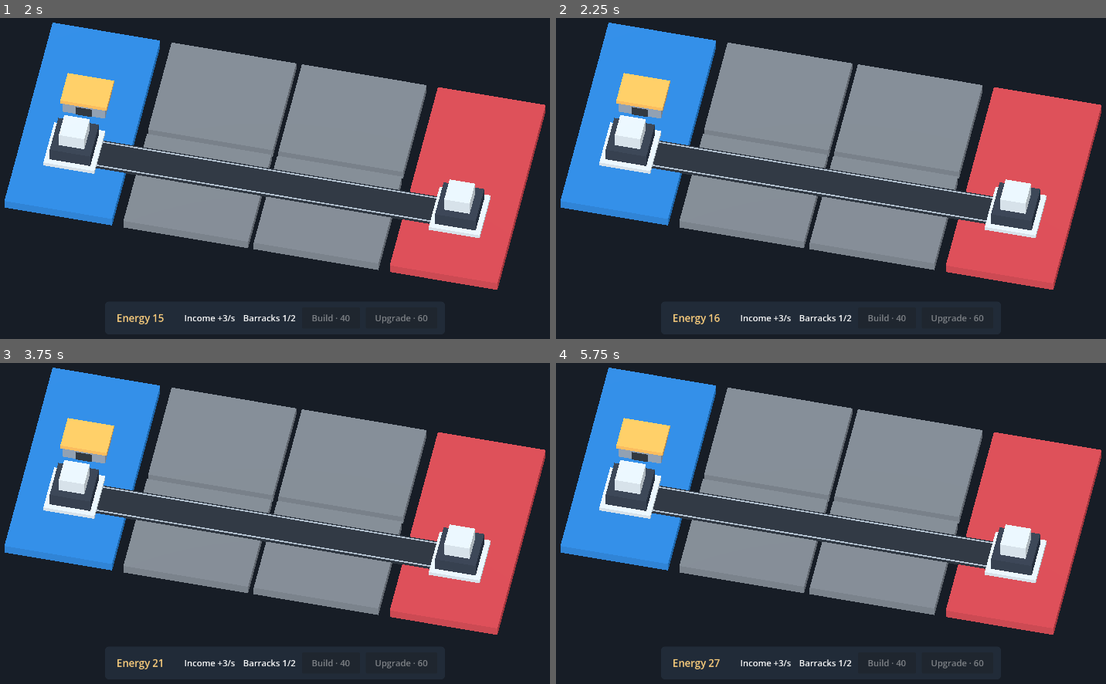
Above: before the commit, frames 1-4 (two rows, left to right).
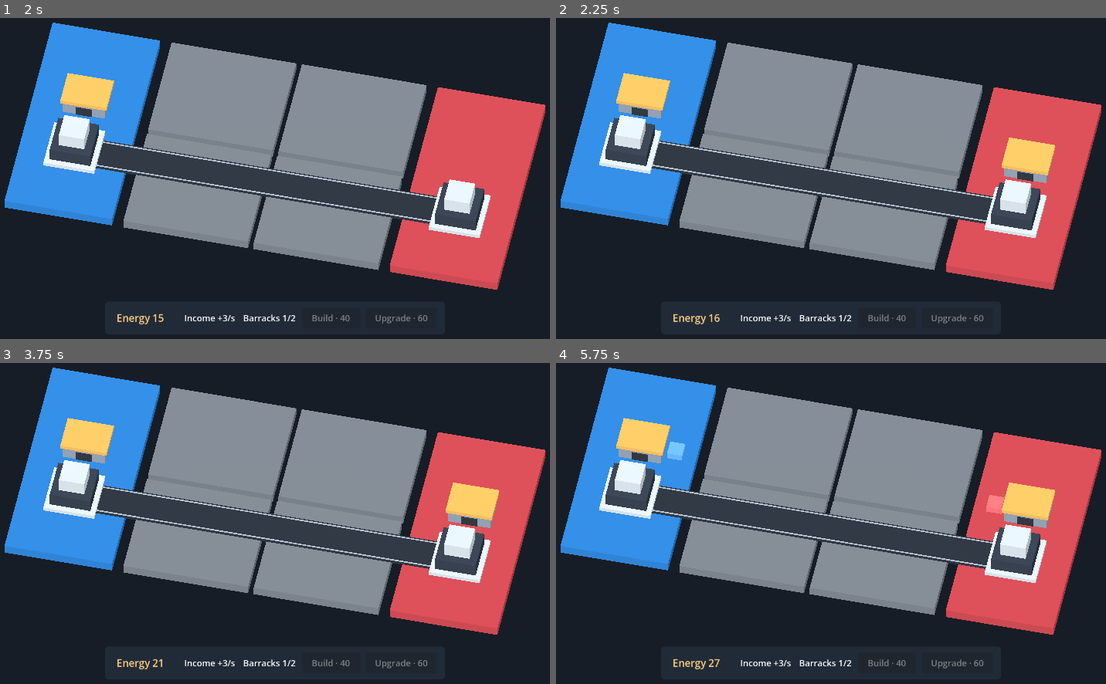
Above: after the commit, the same moments.

Repository: Appietro516/lane-command
Game: Godot game, scene res://main.tscn
Two runs of this game, one before a commit and one after it. Both use one fixed random seed, a clock stepped at 60 frames per second and the inputs below.
Inputs (mouse positions are in pixels of both pictures, inside the frame that each line leads up to):
- Up to frame 1 (2 s): click "Build · 40" at 0.5 s; tap Enter at 1.25 s; move the mouse to (412, 133) at 1.27 s; click (412, 133) at 1.42 s
- Up to frame 2 (2.25 s): tap Space at 2 s; move the mouse to (710, 172) at 2.02 s; click (710, 172) at 2.17 s
- Up to frame 3 (3.75 s): tap Enter at 2.75 s; move the mouse to (335, 414) at 2.77 s; click (335, 414) at 2.92 s; tap Space at 3.5 s; move the mouse to (242, 574) at 3.52 s; click (242, 574) at 3.67 s
- Up to frame 4 (5.75 s): move the mouse to (1018, 555) at 4.27 s; click (1018, 555) at 4.42 s; tap Enter at 5 s; move the mouse to (644, 440) at 5.02 s; click (644, 440) at 5.17 s

Frame 1 is identical in both runs. In frame 2, 1.0% of the frame differs, in the area x 81-91%, y 37-52%; in frame 3, 1.0%; in frame 4, 1.4%, in the area x 20-91%, y 24-52%.

Commit message:
feat: Run CPU purchases and symmetric unit production
Trello-Card: 6b06799e3a190c793a06e0c1

Diff:
--- a/main.tscn
+++ b/main.tscn
@@ -168,6 +168,8 @@
 [node name="Slot2" type="Marker3D" parent="Regions/CPUStart/BarracksSlots"]
 position = Vector3(0, 0, -3.65)
 
+[node name="Units" type="Node3D" parent="."]
+
 [node name="HUD" type="CanvasLayer" parent="."]
 
 [node name="EconomyPanel" type="PanelContainer" parent="HUD"]
--- /dev/null
+++ b/match/battle.gd
@@ -0,0 +1,31 @@
+class_name MatchBattle
+extends RefCounted
+
+signal unit_produced(side: MatchRegion.Owner, slot_index: int)
+
+
+class ProductionTimer:
+	var side: MatchRegion.Owner
+	var slot_index: int
+	var elapsed := 0.0
+
+	func _init(owner: MatchRegion.Owner, index: int) -> void:
+		side = owner
+		slot_index = index
+
+
+var _timers: Array[ProductionTimer] = []
+
+
+func add_barracks(side: MatchRegion.Owner, slot_index: int) -> void:
+	_timers.append(ProductionTimer.new(side, slot_index))
+
+
+func advance(delta: float, economy: MatchEconomy) -> void:
+	for timer in _timers:
+		# Upgrades shorten the current cycle while keeping elapsed production time.
+		var interval := economy.production_interval(timer.side)
+		timer.elapsed += delta
+		while timer.elapsed >= interval:
+			timer.elapsed -= interval
+			unit_produced.emit(timer.side, timer.slot_index)
--- /dev/null
+++ b/match/cpu_unit_material.tres
@@ -0,0 +1,4 @@
+[gd_resource type="StandardMaterial3D" format=3]
+
+[resource]
+albedo_color = Color(1, 0.43, 0.46, 1)
--- a/match/match.gd
+++ b/match/match.gd
@@ -1,14 +1,25 @@
 extends Node3D
 
 const BARRACKS := preload("res://match/barracks.tscn")
+const UNIT := preload("res://match/unit.tscn")
 const PLAYER := MatchRegion.Owner.PLAYER
+const CPU := MatchRegion.Owner.CPU
+const CPU_DECISION_INTERVAL := 2.0
+
+const UNIT_MATERIALS := {
+	PLAYER: preload("res://match/player_unit_material.tres"),
+	CPU: preload("res://match/cpu_unit_material.tres"),
+}
 
 var economy := MatchEconomy.new()
+var _battle := MatchBattle.new()
+var _time_until_cpu_decision := CPU_DECISION_INTERVAL
 
 @onready var _slots := {
-	MatchRegion.Owner.PLAYER: $Regions/PlayerStart/BarracksSlots.get_children(),
-	MatchRegion.Owner.CPU: $Regions/CPUStart/BarracksSlots.get_children(),
+	PLAYER: $Regions/PlayerStart/BarracksSlots.get_children(),
+	CPU: $Regions/CPUStart/BarracksSlots.get_children(),
 }
+@onready var _units: Node3D = $Units
 @onready var _energy_label: Label = %Energy
 @onready var _income_label: Label = %Income
 @onready var _barracks_label: Label = %BarracksCount
@@ -17,6 +28,7 @@
 
 
 func _ready() -> void:
+	_battle.unit_produced.connect(_spawn_unit)
 	_income_label.text = "Income +%d/s" % MatchEconomy.INCOME_PER_SECOND
 	_build_button.text = "Build · %d" % MatchEconomy.BARRACKS_COST
 	_build_button.pressed.connect(func() -> void: try_build(PLAYER))
@@ -25,7 +37,15 @@
 
 
 func _process(delta: float) -> void:
-	economy.advance(delta)
+	# Apply income and production up to each decision before making its purchase.
+	while delta >= _time_until_cpu_decision:
+		_advance_simulation(_time_until_cpu_decision)
+		delta -= _time_until_cpu_decision
+		_time_until_cpu_decision = CPU_DECISION_INTERVAL
+		_try_cpu_purchase()
+
+	_advance_simulation(delta)
+	_time_until_cpu_decision -= delta
 	_refresh_hud()
 
 
@@ -33,8 +53,10 @@
 	if not economy.try_build(side):
 		return false
 
-	var slot: Marker3D = _slots[side][economy.barracks_count(side) - 1]
+	var slot_index := economy.barracks_count(side) - 1
+	var slot: Marker3D = _slots[side][slot_index]
 	slot.add_child(BARRACKS.instantiate())
+	_battle.add_barracks(side, slot_index)
 	_refresh_hud()
 	return true
 
@@ -47,6 +69,27 @@
 	return true
 
 
+func _advance_simulation(delta: float) -> void:
+	economy.advance(delta)
+	_battle.advance(delta, economy)
+
+
+func _try_cpu_purchase() -> void:
+	if economy.barracks_count(CPU) < MatchEconomy.BARRACKS_CAPACITY:
+		try_build(CPU)
+	elif not economy.has_upgrade(CPU):
+		try_upgrade(CPU)
+
+
+func _spawn_unit(side: MatchRegion.Owner, slot_index: int) -> void:
+	var slot: Marker3D = _slots[side][slot_index]
+	var offset := Vector3(1.75 if side == PLAYER else -1.75, 0.0, 0.0)
+	var unit := UNIT.instantiate() as MeshInstance3D
+	unit.material_override = UNIT_MATERIALS[side]
+	unit.position = _units.to_local(slot.to_global(offset))
+	_units.add_child(unit)
+
+
 func _refresh_hud() -> void:
 	_energy_label.text = "Energy %d" % floori(economy.energy(PLAYER))
 	_barracks_label.text = "Barracks %d/%d" % [
--- /dev/null
+++ b/match/player_unit_material.tres
@@ -0,0 +1,4 @@
+[gd_resource type="StandardMaterial3D" format=3]
+
+[resource]
+albedo_color = Color(0.39, 0.69, 1, 1)
--- /dev/null
+++ b/match/unit.tscn
@@ -0,0 +1,8 @@
+[gd_scene format=3]
+
+[sub_resource type="BoxMesh" id="Mesh_unit"]
+size = Vector3(0.8, 0.8, 0.8)
+center_offset = Vector3(0, 0.4, 0)
+
+[node name="Unit" type="MeshInstance3D"]
+mesh = SubResource("Mesh_unit")
--- /dev/null
+++ b/tests/capture_cpu_production.gd
@@ -0,0 +1,6 @@
+extends RefCounted
+
+
+func setup(scene: Node) -> void:
+	scene.set_process(false)
+	scene._process(5.5)
--- a/tests/capture_economy.gd
+++ b/tests/capture_economy.gd
@@ -3,7 +3,7 @@
 
 func setup(scene: Node) -> void:
 	scene.set_process(false)
-	scene._process(30.0)
-	for side in [MatchRegion.Owner.PLAYER, MatchRegion.Owner.CPU]:
-		assert(scene.try_build(side))
-		assert(scene.try_build(side))
+	scene.try_build(MatchRegion.Owner.PLAYER)
+	scene._process(10.0)
+	scene.try_build(MatchRegion.Owner.PLAYER)
+	scene._process(3.5)
--- a/tests/match_economy_test.gd
+++ b/tests/match_economy_test.gd
@@ -15,8 +15,10 @@
 	_test_rules(PLAYER, CPU)
 	_test_rules(CPU, PLAYER)
 	await _test_match_controls()
+	_test_cpu_purchases()
+	_test_symmetric_production()
 	if failures == 0:
-		print("Match economy rules and controls passed.")
+		print("Match economy, controls, CPU purchases and symmetric production passed.")
 	quit(1 if failures > 0 else 0)
 
 
@@ -88,11 +90,9 @@
 	_check(energy_label.text == "Energy 1" and upgrade.disabled and upgrade.text == "Upgraded",
 		"Upgrade updates the HUD immediately.")
 
-	_check(match_scene.try_build(CPU) and match_scene.try_build(CPU),
-		"Both CPU barracks use the shared match API.")
 	_check(cpu_slots.get_node("Slot1").get_child_count() == 1
 		and cpu_slots.get_node("Slot2").get_child_count() == 1,
-		"CPU barracks fill both authored CPU slots.")
+		"Autonomous CPU purchases fill both authored CPU slots.")
 	match_scene._process(13.0)
 	_click(build)
 	_check_state(match_scene.economy, PLAYER, [0.0, 2, 2.5], "Build button at capacity")
@@ -100,6 +100,84 @@
 	_check(player_slots.get_node("Slot2").get_child_count() == 1
 		and barracks_label.text == "Barracks 2/2" and build.disabled and upgrade.disabled,
 		"The second player slot is occupied and both controls stay disabled after income.")
+	match_scene.free()
+
+
+func _test_cpu_purchases() -> void:
+	var match_scene := MATCH_SCENE.instantiate()
+	root.add_child(match_scene)
+	match_scene.set_process(false)
+	var cpu_slots := match_scene.get_node("Regions/CPUStart/BarracksSlots")
+
+	match_scene._process(1.75)
+	_check_state(match_scene.economy, CPU, [55.25, 0, 3.5], "Before the first CPU decision")
+	match_scene._process(0.25)
+	_check_state(match_scene.economy, CPU, [16.0, 1, 3.5], "First CPU purchase at 2 seconds")
+	_check(cpu_slots.get_node("Slot1").get_child_count() == 1
+		and cpu_slots.get_node("Slot2").get_child_count() == 0,
+		"The first CPU barracks appears in the first slot.")
+
+	match_scene._process(7.75)
+	_check_state(match_scene.economy, CPU, [39.25, 1, 3.5], "Before the CPU can afford slot two")
+	_check(match_scene.get_node("Units").get_child_count() == 2,
+		"The first CPU barracks spawns at 5.5 and 9 seconds without player input.")
+	match_scene._process(0.25)
+	_check_state(match_scene.economy, CPU, [0.0, 2, 3.5], "Second CPU purchase at 10 seconds")
+	_check(cpu_slots.get_node("Slot2").get_child_count() == 1,
+		"The second CPU barracks appears in the second slot.")
+
+	match_scene._process(19.75)
+	_check_state(match_scene.economy, CPU, [59.25, 2, 3.5], "Before the CPU can afford its upgrade")
+	match_scene._process(0.25)
+	_check_state(match_scene.economy, CPU, [0.0, 2, 2.5], "CPU upgrade at 30 seconds")
+	match_scene._process(22.0)
+	_check_state(match_scene.economy, CPU, [66.0, 2, 2.5], "After reaching CPU capacity")
+	_check_state(match_scene.economy, PLAYER, [206.0, 0, 3.5], "Idle player")
+	match_scene.free()
+
+
+func _test_symmetric_production() -> void:
+	var match_scene := MATCH_SCENE.instantiate()
+	root.add_child(match_scene)
+	match_scene.set_process(false)
+	var units := match_scene.get_node("Units")
+
+	match_scene._process(2.0)
+	_check(match_scene.try_build(PLAYER), "The player can buy at the same time as the CPU.")
+	match_scene._process(3.25)
+	_check(units.get_child_count() == 0, "Neither barracks spawns early.")
+	match_scene._process(0.25)
+	_check(units.get_child_count() == 2, "Both sides spawn at 3.5 seconds after construction.")
+	if units.get_child_count() == 2:
+		var cpu_unit := units.get_child(0) as MeshInstance3D
+		var player_unit := units.get_child(1) as MeshInstance3D
+		_check(cpu_unit.mesh == player_unit.mesh and cpu_unit.mesh is BoxMesh,
+			"Both sides spawn the same cube mesh.")
+		_check(cpu_unit.position.x > 0 and player_unit.position.x < 0
+			and cpu_unit.material_override != player_unit.material_override,
+			"Cubes spawn on their own side and use distinct colors.")
+
+	match_scene._process(4.5)
+	_check(match_scene.try_build(PLAYER), "Both sides add a second barracks at 10 seconds.")
+	match_scene._process(2.5)
+	_check(units.get_child_count() == 6, "The first barracks on each side keeps its own timer.")
+	match_scene._process(1.0)
+	_check(units.get_child_count() == 8, "The second barracks on each side starts a full cycle.")
+
+	match_scene._process(16.5)
+	_check(match_scene.try_upgrade(PLAYER), "Both sides upgrade at 30 seconds.")
+	match_scene._process(0.0)
+	_check(units.get_child_count() == 28, "Both upgrades preserve elapsed production time.")
+	match_scene._process(2.25)
+	_check(units.get_child_count() == 28, "Upgraded barracks wait for the 2.5-second interval.")
+	match_scene._process(0.25)
+	_check(units.get_child_count() == 32, "All four barracks spawn at the upgraded interval.")
+	var player_units := 0
+	for unit: MeshInstance3D in units.get_children():
+		if unit.position.x < 0.0:
+			player_units += 1
+	_check(player_units == 16, "Both sides produce the same number of units across both rates.")
+	match_scene.free()
 
 
 func _click(button: Button) -> void:
Not shown, added: match/battle.gd.uid
Not shown, added: tests/capture_cpu_production.gd.uid
